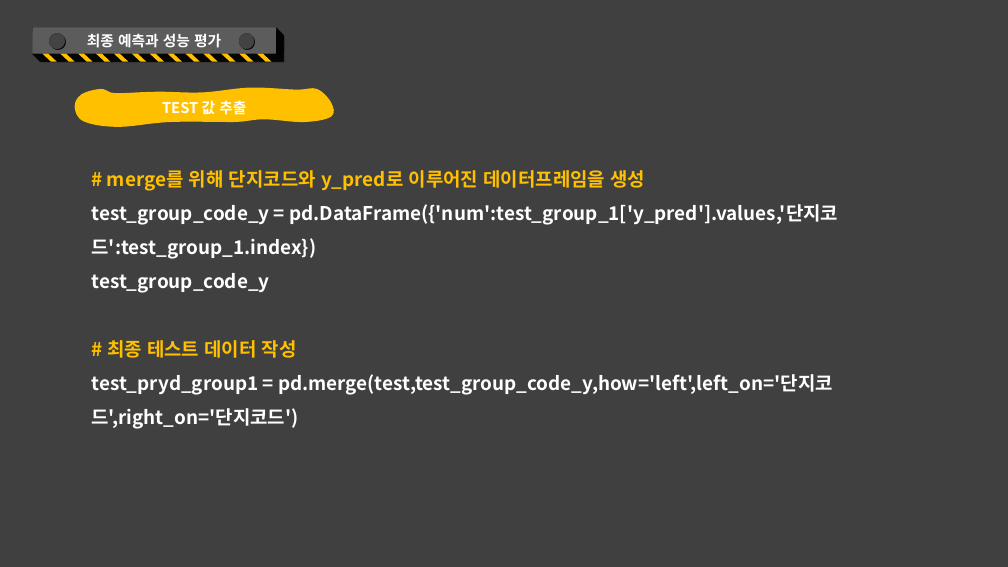
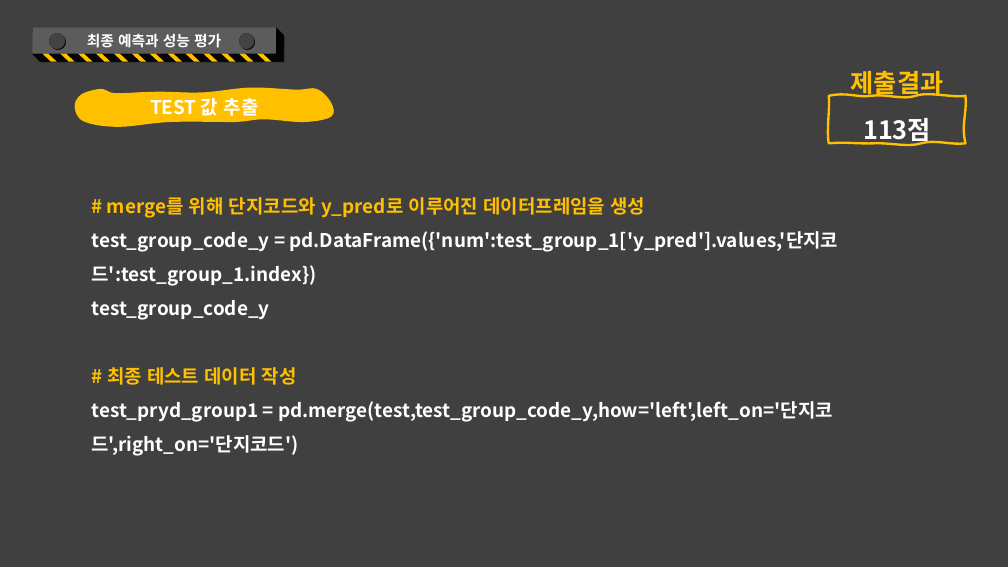
Before and after one commit to kkkkyoung/parking_project, a slide deck: slide 48 of PlayDate_2nd_project.pptx. Drawn at 1008x567 pixels with LibreOffice and Linux fonts; fonts in the diff are those of the drawing. Boxes give left, top, right and bottom in pixels: in the first picture for what was removed or moved away, otherwise in the second. Text is boxed around its words. In the diff, an @@ line names an element or a change of style, - is before the commit and + after.

```diff
--- a/PlayDate_2nd_project.pptx
+++ b/PlayDate_2nd_project.pptx
@@ free added at [829,48,966,96], 24 pt, text #FFC000, bold @@
+제출결과
@@ freeform shape "TEST 값 추출" at [75,88,334,127]: size 14 to 18 pt @@
@@ freeform shape added at [829,96,966,144], outline #FFC000 2.25 pt, 24 pt, text #FFFFFF, bold @@
+113점
@@ text "# merge를 위해 단지코드와 y_pred로 ...": place and size @@
-text "# merge를 위해 단지코드와 y_pred로 ..." at [92,170,838,429]
+text "# merge를 위해 단지코드와 y_pred로 ..." at [92,197,838,456]
```
Also in this commit, not shown: 49 other slides changed, 1 slide added, 3 slides removed.
